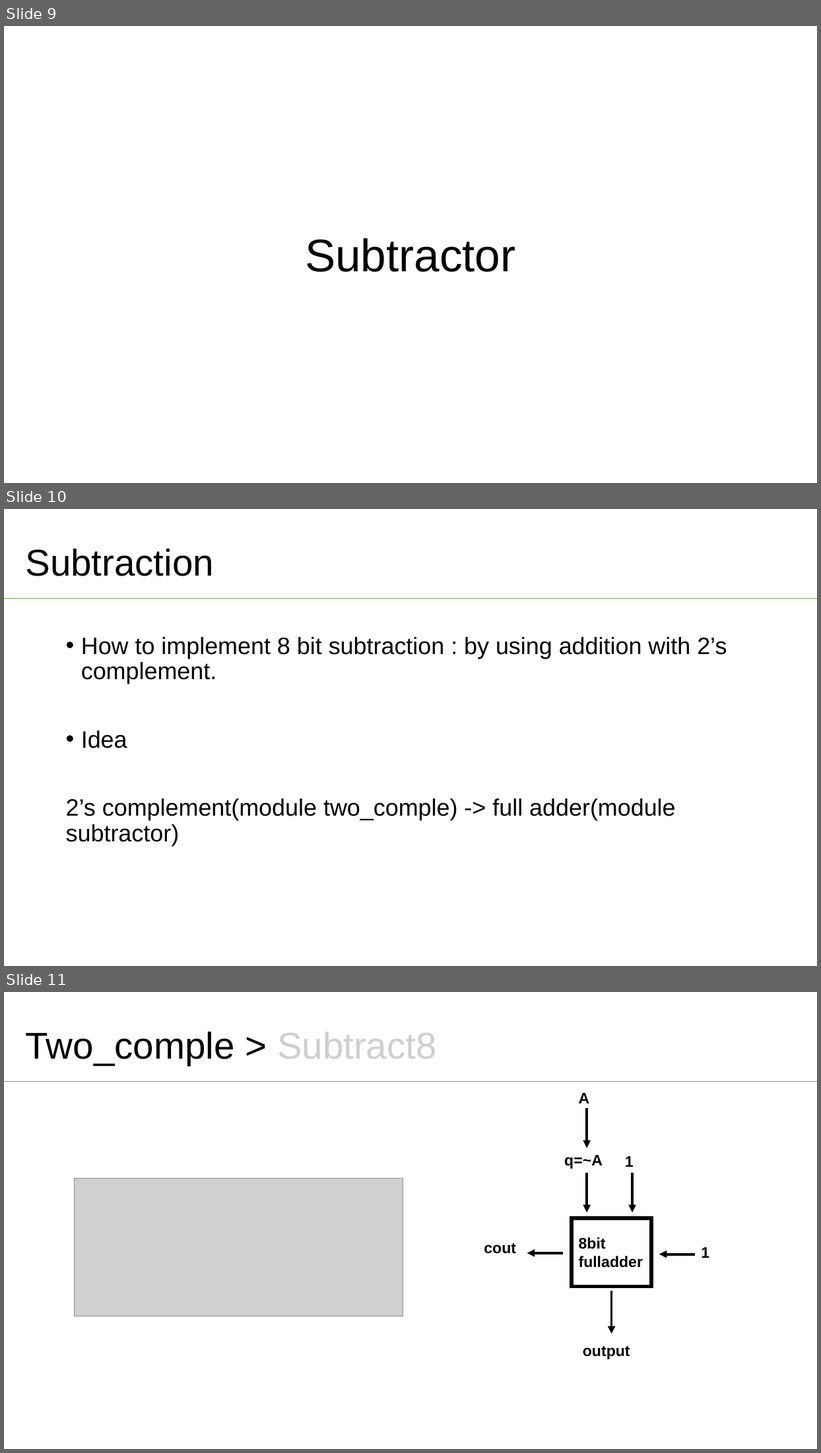
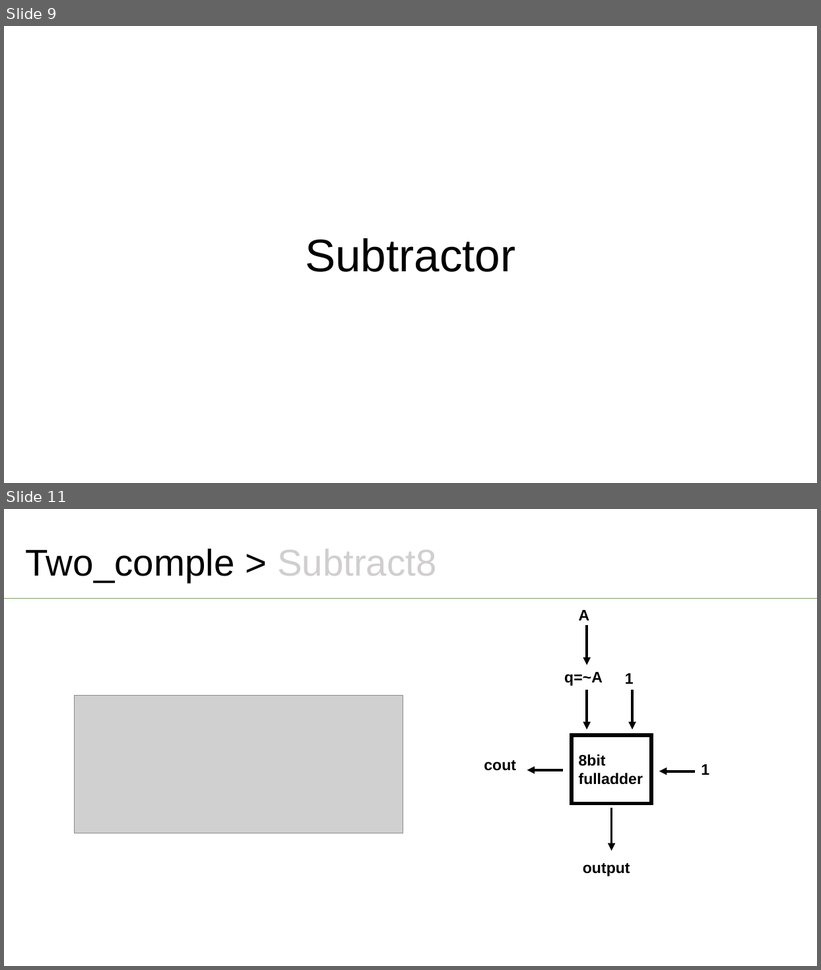
Before and after one commit to gjrb0324/2021_Spring_Verilog_HDL, a slide deck: PA/8-bit_ALU_with verilog_HDL.pptx. Shown one above the other, each under a label of ours: slides 9, 10 and 11 before the commit, slides 9 and 11 after it; the slides between them are not shown. The pictures are 821x1453 and 821x970 pixels, drawn with LibreOffice and Linux fonts; fonts in the diff are those of the drawing; grey boxes stand for pictures. Boxes give left, top, right and bottom in pixels: in the first picture for what was removed or moved away, otherwise in the second. Text is boxed around its words. In the diff, an @@ line names an element or a change of style, - is before the commit and + after.

```diff
--- a/PA/8-bit_ALU_with verilog_HDL.pptx
+++ b/PA/8-bit_ALU_with verilog_HDL.pptx
@@ slide 10 removed at [4,509,817,966], background #FFFFFF @@
@@ text removed at [26,549,214,576] @@
-Subtraction
@@ line removed from (4, 599) to (817, 599) @@
@@ text removed at [66,637,727,846] @@
-• How to implement 8 bit subtraction : by using addition with 2’s complement.
-• Idea
-2’s complement(module two_comple) -> full adder(module subtractor)
```
Also in this commit, not shown: 1 slide changed, 2 slides added, 13 other files.
